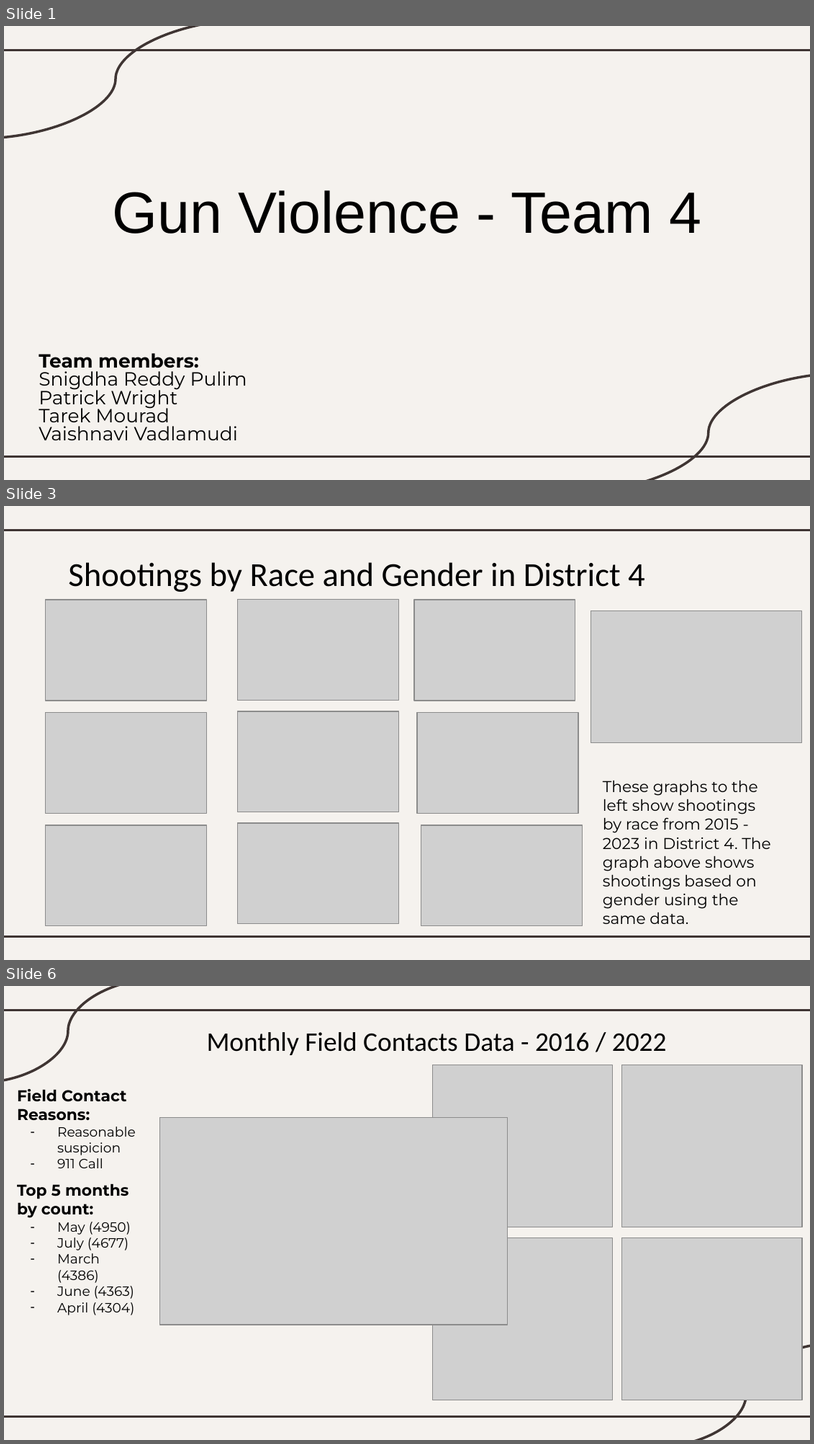
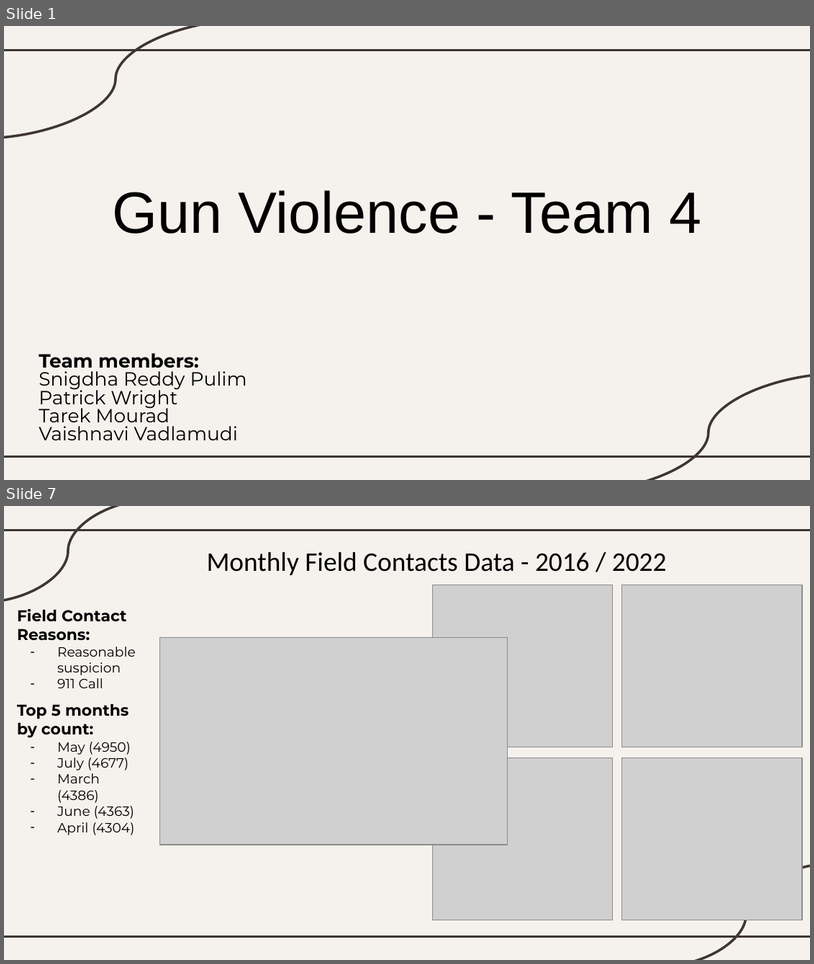
Before and after one commit to BU-Spark/ds-councilor-worrell-gun-violence, a slide deck: spring23-team-4/deliverables/deliverable 2/Early Insights.pptx. Shown one above the other, each under a label of ours: slides 1, 3 and 6 before the commit, slides 1 and 7 after it; the slides between them are not shown. The pictures are 814x1444 and 814x964 pixels, drawn with LibreOffice and Linux fonts; fonts in the diff are those of the drawing; grey boxes stand for pictures. Boxes give left, top, right and bottom in pixels: in the first picture for what was removed or moved away, otherwise in the second. Text is boxed around its words. In the diff, an @@ line names an element or a change of style, - is before the commit and + after.

```diff
--- a/spring23-team-4/deliverables/deliverable 2/Early Insights.pptx
+++ b/spring23-team-4/deliverables/deliverable 2/Early Insights.pptx
@@ slide 3 removed at <box>4,506,810,960</box>, background #F5F2EE; not listed: 2 template elements that a slide beside it also shows @@
@@ title removed at <box>68,562,646,592</box> @@
-Shootings by Race and Gender in District 4
@@ picture removed at <box>45,600,206,700</box> @@
@@ picture removed at <box>238,600,399,700</box> @@
@@ picture removed at <box>414,600,576,700</box> @@
@@ picture removed at <box>591,611,802,743</box> @@
@@ picture removed at <box>45,713,206,813</box> @@
@@ picture removed at <box>238,710,399,811</box> @@
@@ picture removed at <box>418,713,579,813</box> @@
@@ text removed at <box>603,780,771,924</box> @@
-These graphs to the left show shootings by race from 2015 - 2023 in District 4. The graph above shows shootings based on gender using the same data.
@@ picture removed at <box>45,826,206,926</box> @@
@@ picture removed at <box>238,823,399,924</box> @@
@@ picture removed at <box>421,826,582,926</box> @@
@@ what was slide 6 is now slide 7 @@
```
Also in this commit, not shown: 2 slides changed, 3 slides added, 1 other slide removed.
